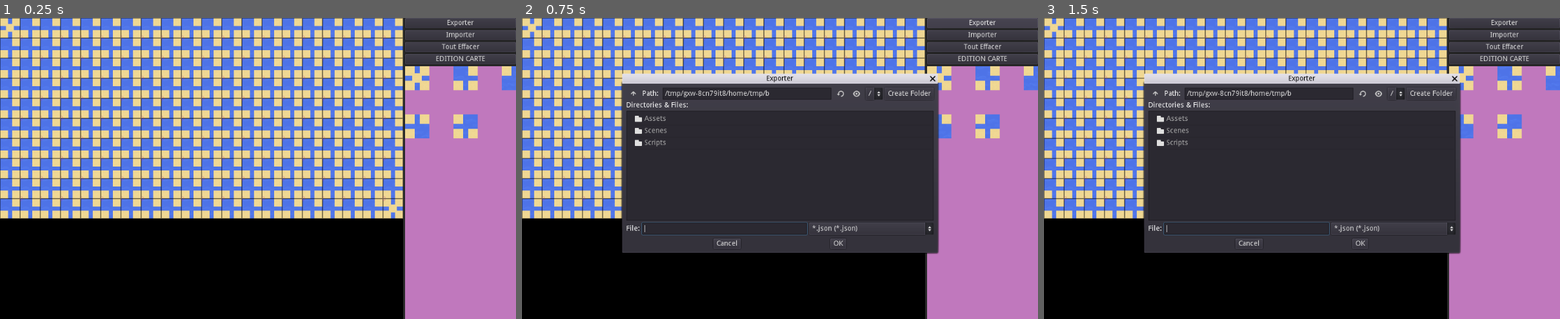
Above: before the commit, frames 1-3 (left to right).
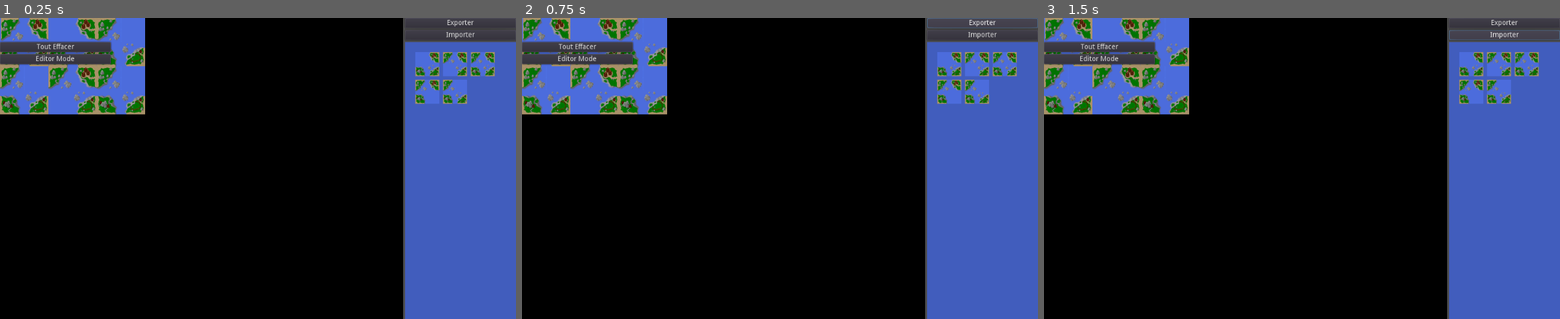
Above: after the commit, the same moments.

Repository: prologin/prologin2024
Game: Godot game, scene res://Scenes/MapEditor/MapEditor.tscn
Two runs of this game, one before a commit and one after it. Both use one fixed random seed, a clock stepped at 60 frames per second and the inputs below.
Inputs:
- Up to frame 1 (0.25 s): no input
- Up to frame 2 (0.75 s): click "Exporter" at 0.5 s
- Up to frame 3 (1.5 s): click "Importer" at 1.25 s

The runs differ from the first frame. In frame 1, 71% of the frame differs, in the area x 0-100%, y 0-100%; in frame 2, 78%; in frame 3, 78%.
Error after the commit: Parse Error: The identifier "export_dialog" isn't declared in the current scope. (res://Scripts/Scenes/MapEditor/MapEditor.gd:118)

Commit message:
front(editor): set the right sprites in the tilemap and adjust the selector
Signed-off-by: Rostan Tabet <rostan.tabet@gmail.com>

Diff:
--- a/gui/godot/Scenes/MapEditor/MapEditor.tscn
+++ b/gui/godot/Scenes/MapEditor/MapEditor.tscn
@@ -9,11 +9,6 @@
 [node name="MapEditor" type="Node2D"]
 script = ExtResource( 1 )
 
-[node name="BackgroundColor" type="ColorRect" parent="."]
-margin_right = 1024.0
-margin_bottom = 600.0
-color = Color( 0.164706, 0.164706, 0.164706, 1 )
-
 [node name="HBoxContainer" type="HBoxContainer" parent="."]
 margin_right = 1024.0
 margin_bottom = 600.0
@@ -21,6 +16,7 @@
 [node name="ViewportContainer" type="ViewportContainer" parent="HBoxContainer"]
 margin_right = 800.0
 margin_bottom = 600.0
+size_flags_horizontal = 3
 
 [node name="Viewport" type="Viewport" parent="HBoxContainer/ViewportContainer"]
 size = Vector2( 800, 600 )
@@ -34,21 +30,19 @@
 
 [node name="Viewer" parent="HBoxContainer/ViewportContainer/Viewport" instance=ExtResource( 2 )]
 
-[node name="Selector" type="ColorRect" parent="HBoxContainer"]
+[node name="VBoxContainer" type="VBoxContainer" parent="HBoxContainer"]
 margin_left = 804.0
-margin_right = 804.0
+margin_right = 1024.0
 margin_bottom = 600.0
+size_flags_horizontal = 3
+size_flags_vertical = 3
 
-[node name="VBoxContainer" type="VBoxContainer" parent="HBoxContainer/Selector"]
-margin_right = 220.0
-margin_bottom = 600.0
-
-[node name="Export" type="Button" parent="HBoxContainer/Selector/VBoxContainer"]
+[node name="ClearMap" type="Button" parent="HBoxContainer/VBoxContainer"]
 margin_right = 220.0
 margin_bottom = 20.0
 text = "Exporter"
 
-[node name="Import" type="Button" parent="HBoxContainer/Selector/VBoxContainer"]
+[node name="EditorModeToggle" type="Button" parent="HBoxContainer/VBoxContainer"]
 margin_top = 24.0
 margin_right = 220.0
 margin_bottom = 44.0
@@ -68,41 +62,52 @@
 margin_bottom = 92.0
 text = "Editor Mode"
 
-[node name="ViewportContainer" type="ViewportContainer" parent="HBoxContainer/Selector/VBoxContainer"]
-margin_top = 96.0
+[node name="ViewportContainer" type="ViewportContainer" parent="HBoxContainer/VBoxContainer"]
+margin_top = 48.0
 margin_right = 220.0
-margin_bottom = 696.0
+margin_bottom = 600.0
+size_flags_horizontal = 3
+size_flags_vertical = 3
+stretch = true
 
-[node name="Viewport" type="Viewport" parent="HBoxContainer/Selector/VBoxContainer/ViewportContainer"]
-size = Vector2( 220, 600 )
+[node name="Viewport" type="Viewport" parent="HBoxContainer/VBoxContainer/ViewportContainer"]
+size = Vector2( 220, 552 )
 handle_input_locally = false
 render_target_update_mode = 3
 
-[node name="ColorRect" type="ColorRect" parent="HBoxContainer/Selector/VBoxContainer/ViewportContainer/Viewport"]
+[node name="ColorRect" type="ColorRect" parent="HBoxContainer/VBoxContainer/ViewportContainer/Viewport"]
 margin_right = 220.0
 margin_bottom = 600.0
-color = Color( 0.756863, 0.47451, 0.745098, 1 )
+color = Color( 0.258824, 0.368627, 0.745098, 1 )
 
-[node name="BGSelector" type="TileMap" parent="HBoxContainer/Selector/VBoxContainer/ViewportContainer/Viewport"]
+[node name="CenterContainer" type="CenterContainer" parent="HBoxContainer/VBoxContainer/ViewportContainer/Viewport"]
+margin_right = 40.0
+margin_bottom = 40.0
+
+[node name="BGSelector" type="TileMap" parent="HBoxContainer/VBoxContainer/ViewportContainer/Viewport/CenterContainer"]
+position = Vector2( 20, 20 )
 scale = Vector2( 0.5, 0.5 )
 tile_set = ExtResource( 3 )
-cell_size = Vector2( 96, 96 )
+cell_size = Vector2( 110, 110 )
 cell_custom_transform = Transform2D( 96, 0, 0, 96, 0, 0 )
 format = 1
 tile_data = PoolIntArray( 0, 0, 0, 2, 1, 0, 4, 2, 0, 131072, 3, 0, 131074, 4, 0 )
 script = ExtResource( 4 )
 
-[node name="PointsSelector" type="GridContainer" parent="HBoxContainer/Selector/VBoxContainer/ViewportContainer/Viewport"]
-margin_right = 32.0
-margin_bottom = 119.0
+[node name="PointsSelector" type="GridContainer" parent="HBoxContainer/VBoxContainer/ViewportContainer/Viewport/CenterContainer"]
+margin_left = 20.0
+margin_top = 20.0
+margin_right = 20.0
+margin_bottom = 20.0
 columns = 3
 
-[node name="PointsSelectorSample" type="Button" parent="HBoxContainer/Selector/VBoxContainer/ViewportContainer/Viewport"]
+[node name="PointsSelectorSample" type="Button" parent="HBoxContainer/VBoxContainer/ViewportContainer/Viewport/CenterContainer"]
 visible = false
 modulate = Color( 0.835294, 0.882353, 1, 1 )
-margin_top = 200.0
-margin_right = 8.0
-margin_bottom = 231.0
+margin_left = 5.0
+margin_top = -2.0
+margin_right = 35.0
+margin_bottom = 42.0
 custom_fonts/font = ExtResource( 5 )
 text = "0"
 
@@ -128,16 +133,7 @@
 
 [connection signal="bg_drag" from="HBoxContainer/ViewportContainer/Viewport/Viewer" to="." method="_on_Viewer_bg_drag"]
 [connection signal="bg_left_click" from="HBoxContainer/ViewportContainer/Viewport/Viewer" to="." method="_on_Viewer_bg_left_click"]
-[connection signal="pressed" from="HBoxContainer/Selector/VBoxContainer/Export" to="." method="_on_Export_pressed"]
-[connection signal="pressed" from="HBoxContainer/Selector/VBoxContainer/Import" to="." method="_on_Import_pressed"]
-[connection signal="pressed" from="HBoxContainer/Selector/VBoxContainer/ClearMap" to="." method="_on_ClearMap_pressed"]
-[connection signal="pressed" from="HBoxContainer/Selector/VBoxContainer/EditorModeToggle" to="." method="_on_SampleMap_pressed"]
-[connection signal="pressed" from="HBoxContainer/Selector/VBoxContainer/EditorModeToggle" to="." method="_on_EditorModeToggle_pressed"]
-[connection signal="on_selection" from="HBoxContainer/Selector/VBoxContainer/ViewportContainer/Viewport/BGSelector" to="." method="_on_BGSelector_on_selection"]
-[connection signal="on_selection" from="HBoxContainer/Selector/VBoxContainer/ViewportContainer/Viewport/BGSelector" to="HBoxContainer/Selector" method="_on_BGSelector_on_selection"]
-[connection signal="about_to_show" from="Popups/ExportDialog" to="." method="_on_ExportDialog_about_to_show"]
-[connection signal="file_selected" from="Popups/ExportDialog" to="." method="_on_ExportDialog_file_selected"]
-[connection signal="popup_hide" from="Popups/ExportDialog" to="." method="_on_ExportDialog_popup_hide"]
-[connection signal="about_to_show" from="Popups/ImportDialog" to="." method="_on_ImportDialog_about_to_show"]
-[connection signal="file_selected" from="Popups/ImportDialog" to="." method="_on_ImportDialog_file_selected"]
-[connection signal="popup_hide" from="Popups/ImportDialog" to="." method="_on_ImportDialog_popup_hide"]
+[connection signal="pressed" from="HBoxContainer/VBoxContainer/ClearMap" to="." method="_on_ClearMap_pressed"]
+[connection signal="pressed" from="HBoxContainer/VBoxContainer/EditorModeToggle" to="." method="_on_EditorModeToggle_pressed"]
+[connection signal="pressed" from="HBoxContainer/VBoxContainer/EditorModeToggle" to="." method="_on_SampleMap_pressed"]
+[connection signal="on_selection" from="HBoxContainer/VBoxContainer/ViewportContainer/Viewport/CenterContainer/BGSelector" to="." method="_on_BGSelector_on_selection"]
--- a/gui/godot/Scripts/Scenes/MapEditor/BGSelector.gd
+++ b/gui/godot/Scripts/Scenes/MapEditor/BGSelector.gd
@@ -5,7 +5,12 @@
 
 
 func _ready():
-	pass
+	clear()
+	for y in range(0, 2):
+		for x in range(0, 2):
+			var idx = x + y * 2
+			set_cell(x, y, idx + 1)
+	set_cell(2, 0, 0)
 
 
 func _input(event):
--- a/gui/godot/Scripts/Scenes/MapEditor/MapEditor.gd
+++ b/gui/godot/Scripts/Scenes/MapEditor/MapEditor.gd
@@ -1,15 +1,10 @@
 extends Node2D
 
 onready var viewer : Viewer = $HBoxContainer/ViewportContainer/Viewport/Viewer
-onready var editor_mode_toggle : Button = $HBoxContainer/Selector/VBoxContainer/EditorModeToggle
-onready var tiles_selector = $HBoxContainer/Selector/VBoxContainer/ViewportContainer/Viewport/BGSelector
-onready var points_selector = $HBoxContainer/Selector/VBoxContainer/ViewportContainer/Viewport/PointsSelector
-onready var points_selector_sample : Button = $HBoxContainer/Selector/VBoxContainer/ViewportContainer/Viewport/PointsSelectorSample
-onready var export_dialog : FileDialog = $Popups/ExportDialog
-onready var import_dialog : FileDialog = $Popups/ImportDialog
-onready var container_interactive = $HBoxContainer
-onready var viewer_viewport = $HBoxContainer/ViewportContainer/Viewport
-onready var selector_viewport = $HBoxContainer/Selector/VBoxContainer/ViewportContainer/Viewport
+onready var editor_mode_toggle : Button = $HBoxContainer/VBoxContainer/EditorModeToggle
+onready var tiles_selector = $HBoxContainer/VBoxContainer/ViewportContainer/Viewport/CenterContainer/BGSelector
+onready var points_selector = $HBoxContainer/VBoxContainer/ViewportContainer/Viewport/CenterContainer/PointsSelector
+onready var points_selector_sample : Button = $HBoxContainer/VBoxContainer/ViewportContainer/Viewport/CenterContainer/PointsSelectorSample
 
 var bg_selection = null
 var points_selection = null
@@ -75,17 +70,8 @@
 				points_selection = n
 		else:
 			# Edit map
-			var bg_selection_options = [
-				Constants.TypeCase.VILLAGE,
-				Constants.TypeCase.NORD_OUEST,
-				Constants.TypeCase.SUD_OUEST,
-				Constants.TypeCase.SUD_EST,
-				Constants.TypeCase.NORD_EST,
-				# TODO : Constants.TypeCase.VILLAGE_J1,
-				# TODO : Constants.TypeCase.VILLAGE_J2,
-			]
-			if n < len(bg_selection_options):
-				bg_selection = bg_selection_options[n]
+			if n < len(Viewer.tiles):
+				bg_selection = Viewer.tiles[n]
 
 
 # --- Click ---
Binary file changed: gui/godot/Assets/tilemap.png
